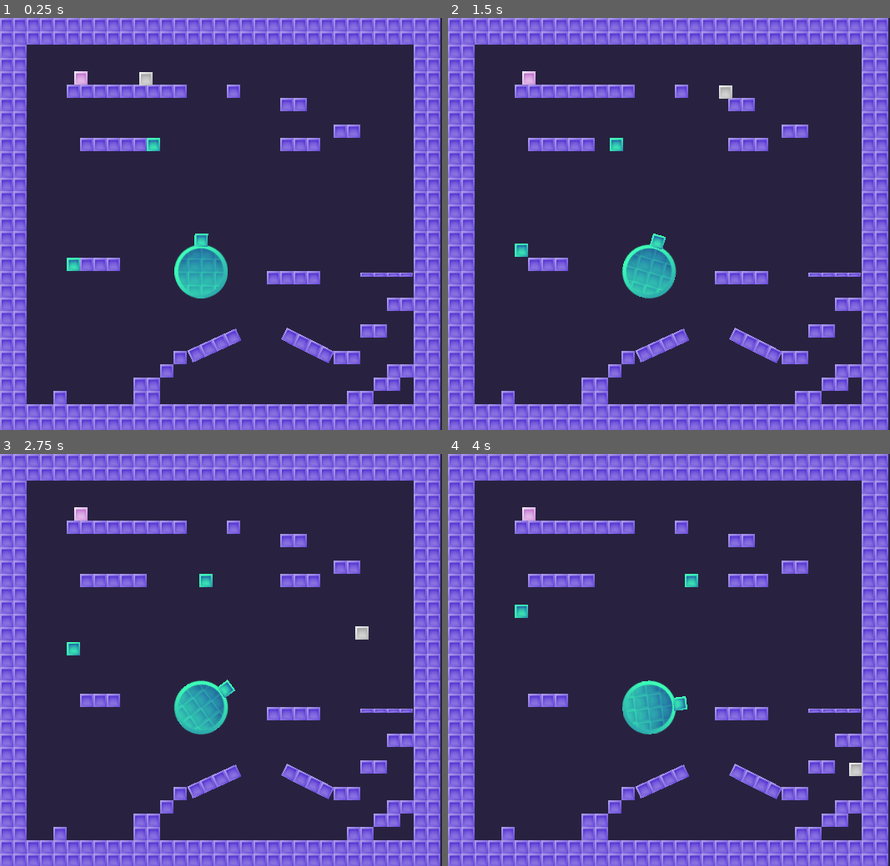
Above: before the commit, frames 1-4 (two rows, left to right).
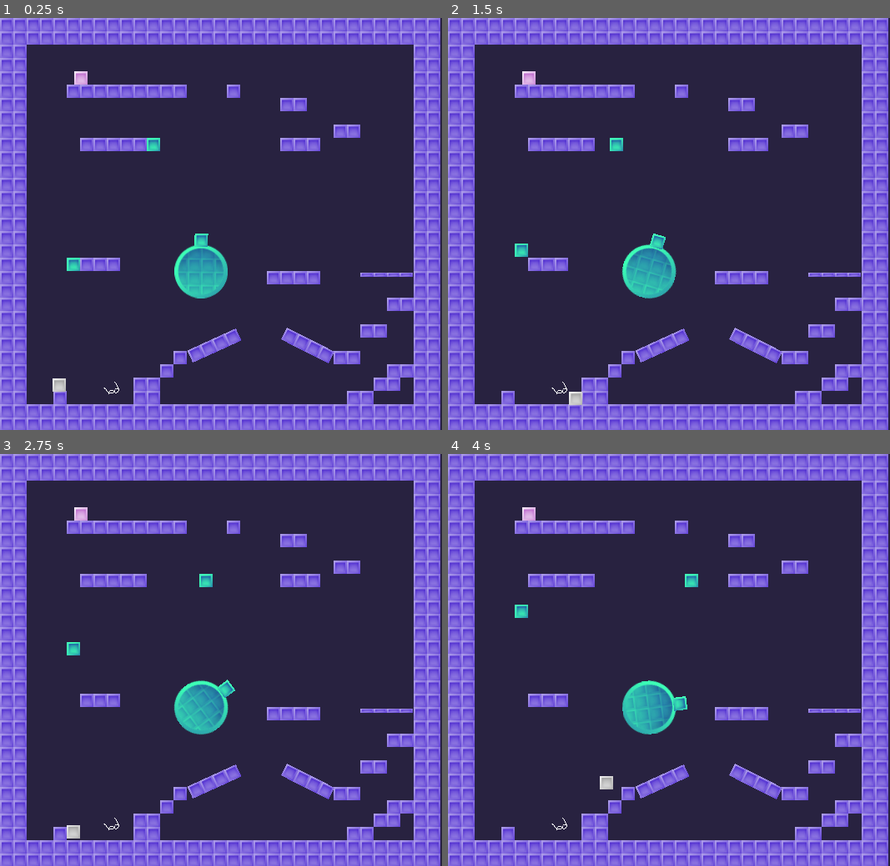
Above: after the commit, the same moments.

Repository: KaratePikachu/JamfestFall2024
Game: Godot game, scene res://Level/TestLevel/world.tscn
Same seed, same stepped clock (60 frames per second), same inputs: the game is played once before the commit and once after it.
Inputs:
- Up to frame 1 (0.25 s): no input
- Up to frame 2 (1.5 s): tap Enter at 0.5 s; hold D (move_right) from 0.53 s (still down); tap E (interact, bound only after the commit) at 0.6, 1.35 s; tap Space (jump) at 0.77 s
- Up to frame 3 (2.75 s): tap Space (jump) at 1.52 s; release D (move_right) at 2.03 s; hold A (move_left) from 2.03 s (still down); hold 1 from 2.03 s (still down); tap E (interact, bound only after the commit) at 2.3 s
- Up to frame 4 (4 s): release A (move_left) at 2.78 s; release 1 at 2.78 s; hold D (move_right) from 2.78 s (still down); tap E (interact, bound only after the commit) at 2.85, 3.6 s; tap Space (jump) at 3.02, 3.77 s

The runs differ from the first frame. In frame 1, 0.2% of the frame differs, in the area x 11-35%, y 13-92%; in frame 2, 0.2%; in frame 3, 0.2%; in frame 4, 0.2%.

Commit message:
Generic Glasses Pickup
Extend the Generic Glasses and override glasses_type() to define type

Diff:
--- /dev/null
+++ b/Items/Glasses/Generic/generic_glasses_pickup.gd
@@ -0,0 +1,18 @@
+extends Area2D
+var player : Player
+
+
+
+# Called when the node enters the scene tree for the first time.
+func _ready() -> void:
+	player = Player.instance
+	pass # Replace with function body.
+
+
+func _process(_delta: float) -> void:
+	# NOTE: might be better to handle input in the player instead?
+	if Input.is_action_just_pressed("interact") and player in get_overlapping_bodies():
+		player.put_on_glasses(Player.Glasses.SUNGLASSES)
+
+func get_glasses_type():
+	return null
--- /dev/null
+++ b/Items/Glasses/Generic/generic_glasses_pickup.tscn
@@ -0,0 +1,19 @@
+[gd_scene load_steps=4 format=3 uid="uid://u4ayn3q3dre"]
+
+[ext_resource type="Texture2D" uid="uid://cknv8qqt8usjd" path="res://Items/Glasses/Generic/glasses.png" id="1_muyig"]
+[ext_resource type="Script" path="res://Items/Glasses/Generic/generic_glasses_pickup.gd" id="1_mwdno"]
+
+[sub_resource type="CircleShape2D" id="CircleShape2D_jwq1a"]
+
+[node name="Pickup" type="Area2D"]
+collision_layer = 4
+collision_mask = 2
+script = ExtResource("1_mwdno")
+
+[node name="Sprite2D" type="Sprite2D" parent="."]
+scale = Vector2(0.05, 0.05)
+texture = ExtResource("1_muyig")
+
+[node name="CollisionShape2D" type="CollisionShape2D" parent="."]
+position = Vector2(-0.315559, 0.157784)
+shape = SubResource("CircleShape2D_jwq1a")
--- a/Items/sunglasses.tscn
+++ /dev/null
@@ -1,3 +0,0 @@
-[gd_scene format=3 uid="uid://csjqh8ca5qlhf"]
-
-[node name="SunglassesPickup" type="Node2D"]
--- a/Level/TestLevel/world.tscn
+++ b/Level/TestLevel/world.tscn
@@ -6,6 +6,7 @@
 [ext_resource type="Texture2D" uid="uid://1ign8s1w414r" path="res://Level/TestLevel/circle.png" id="4_xsv0w"]
 [ext_resource type="Texture2D" uid="uid://hp84e6iwjqjy" path="res://Level/TestLevel/long_obstacle.png" id="5_panxe"]
 [ext_resource type="PackedScene" uid="uid://u5vlmp8hm4ku" path="res://Player/player.tscn" id="6_flw6u"]
+[ext_resource type="PackedScene" uid="uid://u4ayn3q3dre" path="res://Items/Glasses/Generic/generic_glasses_pickup.tscn" id="7_yghqt"]
 
 [sub_resource type="PhysicsMaterial" id="PhysicsMaterial_on5ov"]
 
@@ -276,6 +277,9 @@
 offset = Vector2(265, 247)
 
 [node name="Player" parent="." instance=ExtResource("6_flw6u")]
-position = Vector2(175, 62)
+position = Vector2(71, 433)
+
+[node name="Pickup" parent="." instance=ExtResource("7_yghqt")]
+position = Vector2(134, 444)
 
 [connection signal="body_entered" from="Princess" to="Princess" method="_on_body_entered"]
--- a/Player/player.gd
+++ b/Player/player.gd
@@ -1,9 +1,11 @@
-extends CharacterBody2D
+class_name Player extends CharacterBody2D
 
 const WALK_FORCE = 600
 const WALK_MAX_SPEED = 200
 const STOP_FORCE = 1300
 const JUMP_SPEED = 200
+
+static var instance : Player
 
 @onready var gravity = ProjectSettings.get_setting("physics/2d/default_gravity")
 
@@ -23,6 +25,9 @@
 static var worn_glasses = Glasses.NONE
 
 signal glasses_changed(old_glasses : Glasses, new_glasses : Glasses)
+
+func _init() -> void:
+	instance = self
 
 func _process(delta: float) -> void:
 	if Input.is_key_pressed(KEY_1):
--- a/Player/player.tscn
+++ b/Player/player.tscn
@@ -7,6 +7,8 @@
 size = Vector2(14, 14)
 
 [node name="Player" type="CharacterBody2D"]
+collision_layer = 2
+collision_mask = 5
 script = ExtResource("1_mvi1i")
 
 [node name="Sprite2D" type="Sprite2D" parent="."]
--- a/project.godot
+++ b/project.godot
@@ -25,6 +25,15 @@
 window/size/viewport_height=495
 window/stretch/mode="canvas_items"
 window/stretch/aspect="expand"
+
+[file_customization]
+
+folder_colors={
+"res://Items/": "red",
+"res://Level/": "green",
+"res://Objects/": "gray",
+"res://Player/": "blue"
+}
 
 [input]
 
@@ -54,6 +63,17 @@
 , Object(InputEventKey,"resource_local_to_scene":false,"resource_name":"","device":0,"window_id":0,"alt_pressed":false, …(185 unchanged characters)…
 ]
 }
+interact={
+"deadzone": 0.5,
+"events": [Object(InputEventKey,"resource_local_to_scene":false,"resource_name":"","device":-1,"window_id":0,"alt_pressed":false,"shift_pressed":false,"ctrl_pressed":false,"meta_pressed":false,"pressed":false,"keycode":0,"physical_keycode":69,"key_label":0,"unicode":101,"location":0,"echo":false,"script":null)
+]
+}
+
+[layer_names]
+
+2d_physics/layer_1="Default"
+2d_physics/layer_2="Player"
+2d_physics/layer_3="Pickup"
 
 [physics]
 
--- a/test.tscn
+++ /dev/null
@@ -1,9 +0,0 @@
-[gd_scene load_steps=2 format=3 uid="uid://co3vbcmr6i13t"]
-
-[ext_resource type="PackedScene" uid="uid://u5vlmp8hm4ku" path="res://Player/player.tscn" id="1_2vx2i"]
-
-[node name="Test" type="Node2D"]
-
-[node name="Player" parent="." instance=ExtResource("1_2vx2i")]
-position = Vector2(178, 91)
-script = null
Binary file added: Items/Glasses/Generic/glasses.png
Not shown, added: Items/Glasses/Generic/glasses.png.import
Not shown: 1 places in Level/TestLevel/world.tscn that only renumber resources
